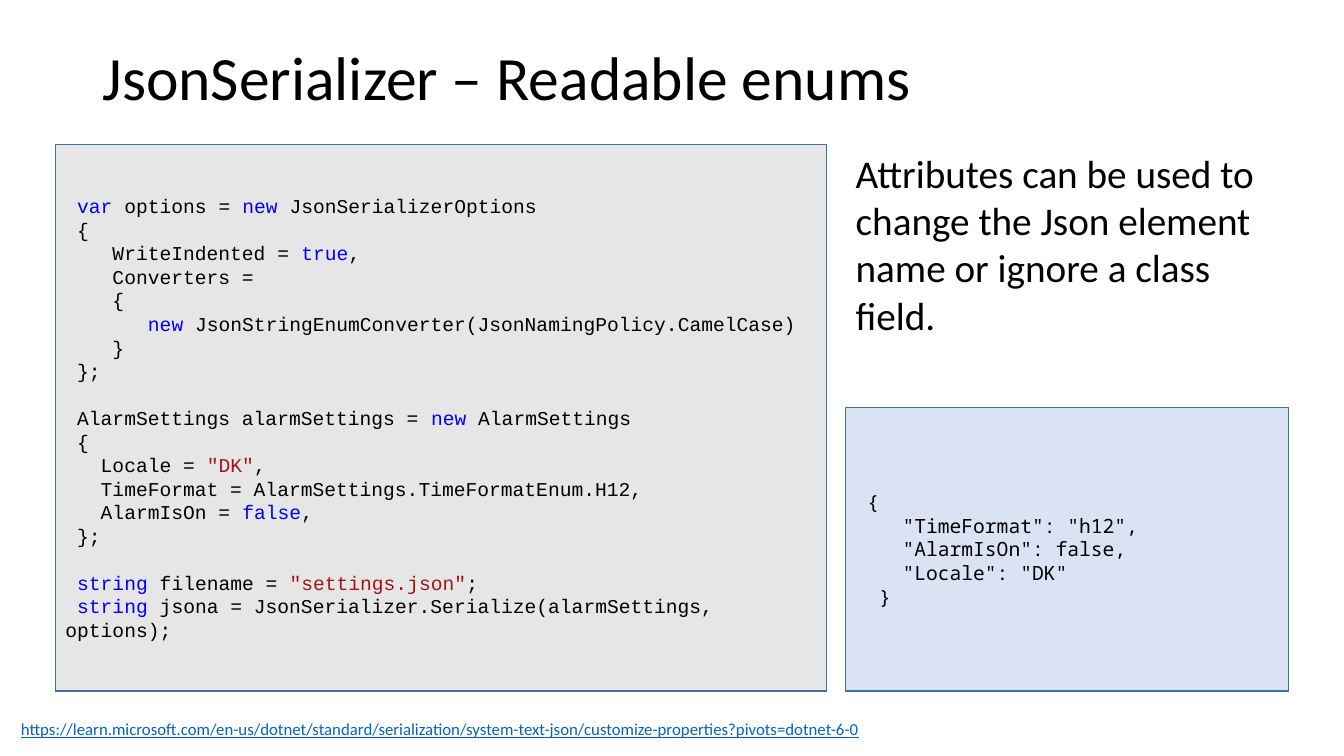
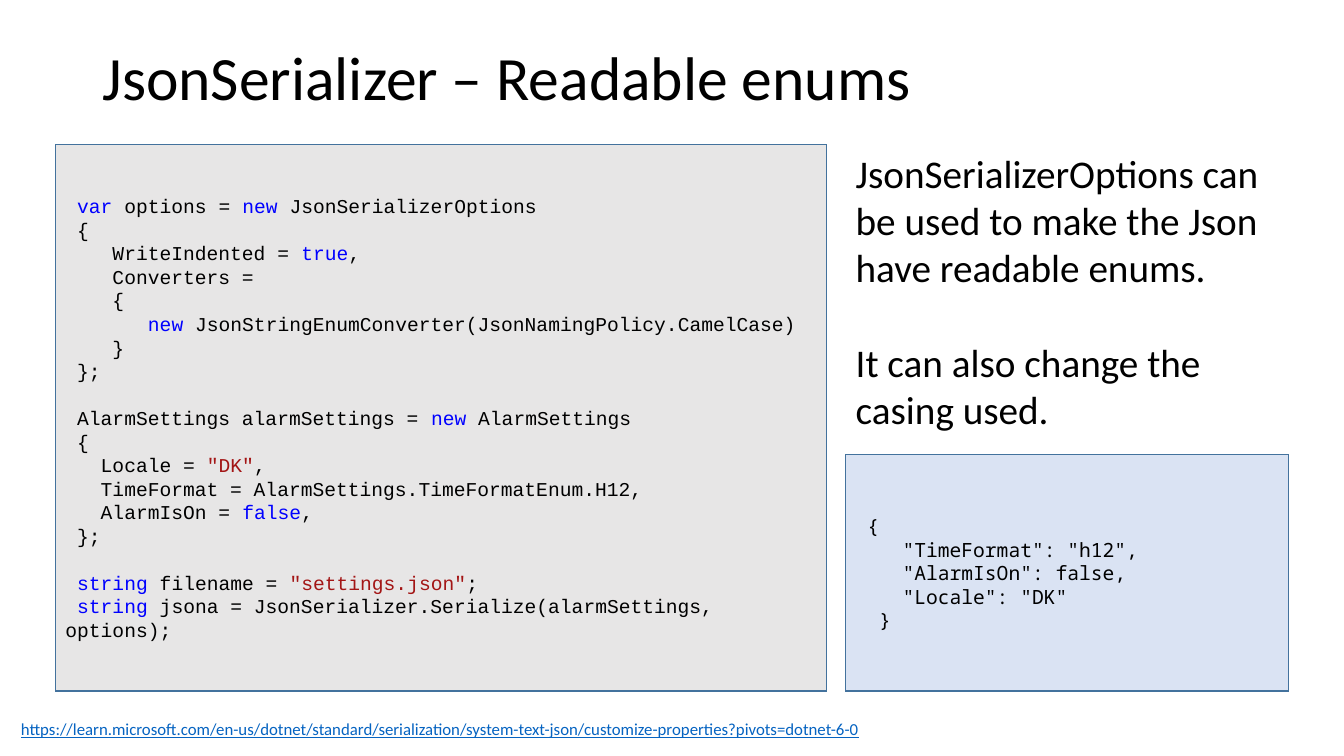
Before and after one commit to codesmurf/st3its3_teaching, a slide deck: slide 14 of 12 Configuration/Configuration-1.pptx. Drawn at 1344x756 pixels with LibreOffice and Linux fonts; fonts in the diff are those of the drawing. Boxes give left, top, right and bottom in pixels: in the first picture for what was removed or moved away, otherwise in the second. Text is boxed around its words. In the diff, an @@ line names an element or a change of style, - is before the commit and + after.

Commit message:
fixed small text error (copy-paste)

```diff
--- a/12 Configuration/Configuration-1.pptx
+++ b/12 Configuration/Configuration-1.pptx
@@ text at (856,160,1259,431): text changed @@
-Attributes can be used to change the Json element name or ignore a class field.
+JsonSerializerOptions can be used to make the Json have readable enums.
+It can also change the casing used.
@@ rectangle "{": place and size @@
-rectangle "{" at (846,407,1289,691)
+rectangle "{" at (846,455,1289,691)
```
